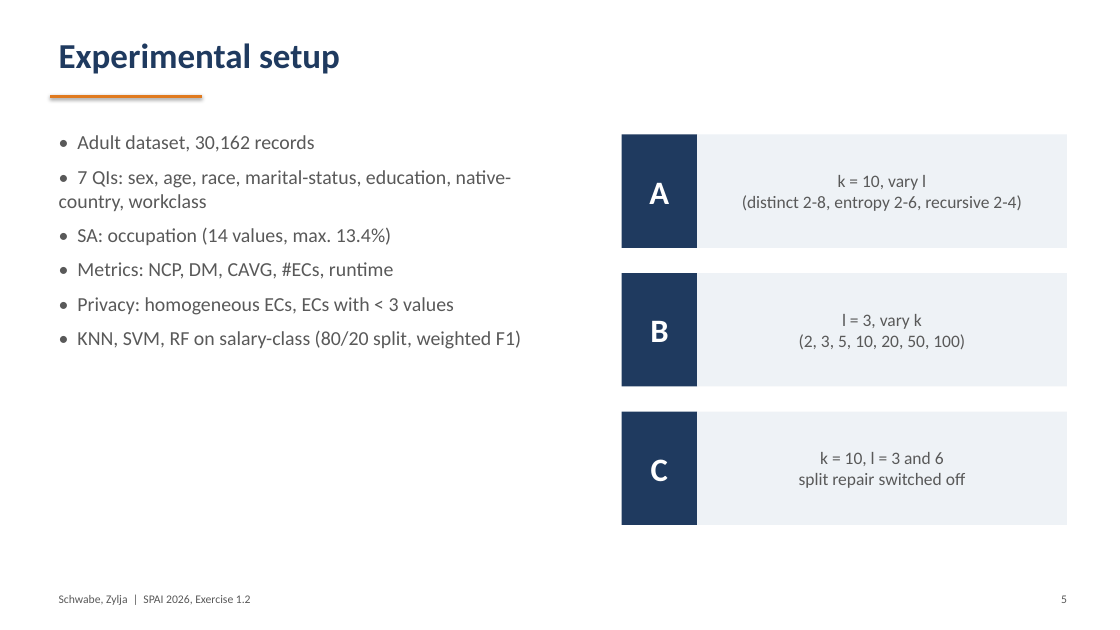
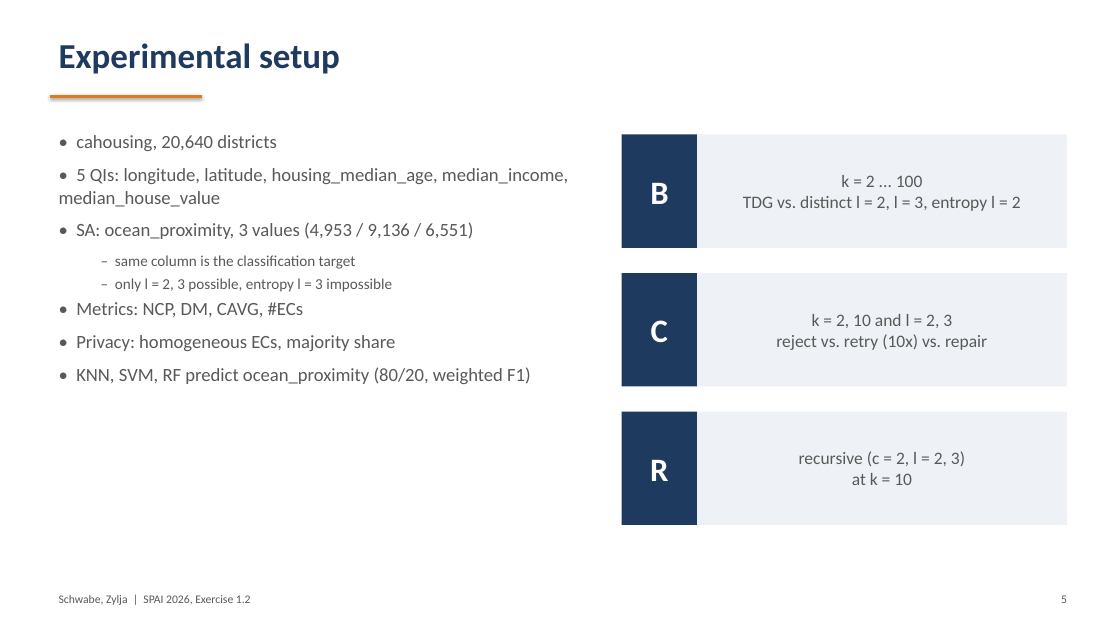
Before and after one commit to ds25m009-Lara-Schwabe/SPAI-l_Diversity, a slide deck: slide 5 of report/SPAI_Exercise1_2_TopDown_l-diversity_slides.pptx. Drawn at 1120x630 pixels with LibreOffice and Linux fonts; fonts in the diff are those of the drawing. Boxes give left, top, right and bottom in pixels: in the first picture for what was removed or moved away, otherwise in the second. Text is boxed around its words. In the diff, an @@ line names an element or a change of style, - is before the commit and + after.

Commit message:
Switch experiments to cahousing, fix classifier evaluation
- experiments on cahousing (SA = ocean_proximity): TDG vs TDG + distinct
  l = 2, 3 and entropy l = 2 for k = 2 ... 100, reject / retry / repair
  comparison, recursive (c, l)
- new privacy metric: share of records with the majority SA value of their EC
- classifier evaluation: numbers with minus sign or decimal point became 0,
  rows were matched with labels by position instead of ID, '*' now uses
  the mean of the attribute
- report, slides and README updated

```diff
--- a/report/SPAI_Exercise1_2_TopDown_l-diversity_slides.pptx
+++ b/report/SPAI_Exercise1_2_TopDown_l-diversity_slides.pptx
@@ text at <box>59,135,568,384</box>: text changed; size 17 to 16 pt @@
-• Adult dataset, 30,162 records
-• 7 QIs: sex, age, race, marital-status, education, native-country, workclass
-• SA: occupation (14 values, max. 13.4%)
-• Metrics: NCP, DM, CAVG, #ECs, runtime
-• Privacy: homogeneous ECs, ECs with < 3 values
-• KNN, SVM, RF on salary-class (80/20 split, weighted F1)
+• cahousing, 20,640 districts
+• 5 QIs: longitude, latitude, housing_median_age, median_income, median_house_value
+• SA: ocean_proximity, 3 values (4,953 / 9,136 / 6,551)
+  – same column is the classification target
+  – only l = 2, 3 possible, entropy l = 3 impossible
+• Metrics: NCP, DM, CAVG, #ECs
+• Privacy: homogeneous ECs, majority share
+• KNN, SVM, RF predict ocean_proximity (80/20, weighted F1)
@@ text in rectangle at <box>743,175,1021,211</box>: text changed @@
-k = 10, vary l
-(distinct 2-8, entropy 2-6, recursive 2-4)
+k = 2 ... 100
+TDG vs. distinct l = 2, l = 3, entropy l = 2
@@ text in rectangle at <box>650,182,668,204</box>: text changed @@
-A
+B
@@ text in rectangle at <box>651,320,668,343</box>: text changed @@
-B
+C
@@ text in rectangle at <box>776,314,987,350</box>: text changed @@
-l = 3, vary k
-(2, 3, 5, 10, 20, 50, 100)
+k = 2, 10 and l = 2, 3
+reject vs. retry (10x) vs. repair
@@ text in rectangle at <box>650,459,668,481</box>: text changed @@
-C
+R
@@ text in rectangle at <box>799,451,965,485</box>: text changed @@
-k = 10, l = 3 and 6
-split repair switched off
+recursive (c = 2, l = 2, 3)
+at k = 10
```
Also in this commit, not shown: 6 other slides changed, 1 slide added, 1 slide removed, 26 other files.
